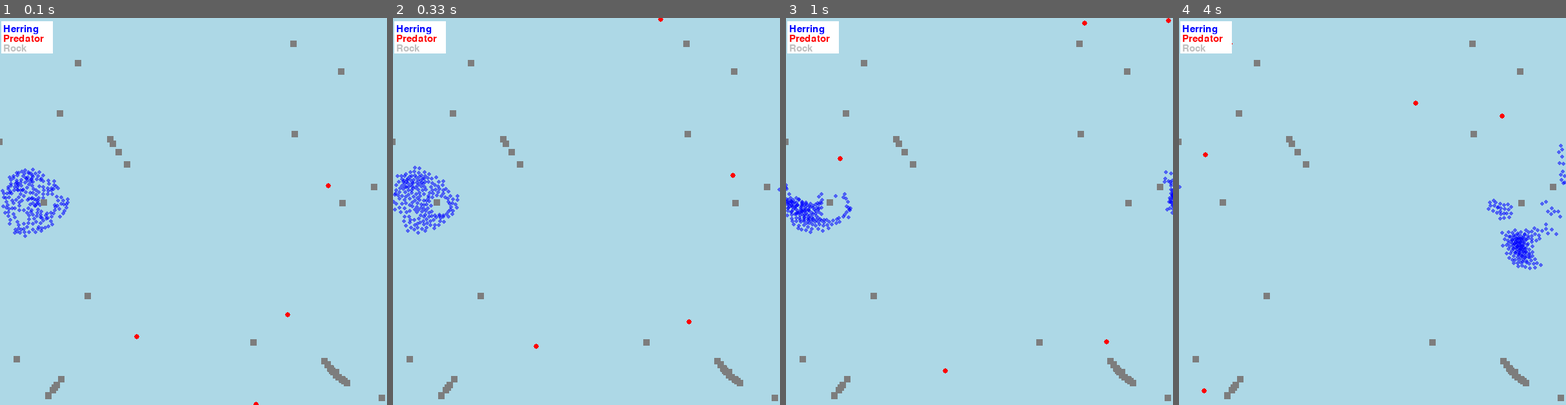
Above: before the commit, frames 1-4 (left to right).
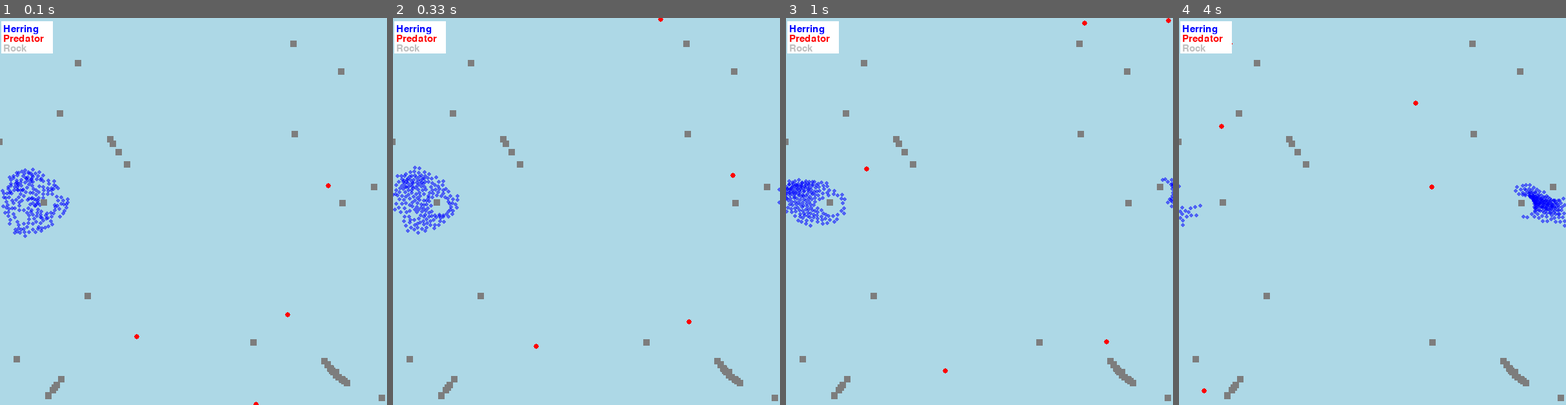
Above: after the commit, the same moments.

Repository: suus-stack/PCA
Game: pygame game, started from code/gamefish.py
The game is run twice, just before and just after one commit, with the same random seed, the same clock (stepped at 60 frames per second) and the same inputs.
Inputs:
- Up to frame 1 (0.1 s): no input
- Up to frame 2 (0.33 s): no input
- Up to frame 3 (1 s): no input
- Up to frame 4 (4 s): no input

Frame 1 is identical in both runs. In frame 2, less than 0.1% of the frame differs, in the area x 0-100%, y 44-50%; in frame 3, 1.3%; in frame 4, 1.7%, in the area x 0-100%, y 24-66%.

Commit message:
updated functions

Diff:
--- a/code/gamefish.py
+++ b/code/gamefish.py
@@ -774,9 +774,12 @@
         perception_lengths_predator = []
         perception_lengths_herring = []
 
+        Herring.killed_herring = 0
+        Herring.herring_within_separation_distance = 0
+
         # Set the number of killed herring and perception length to the begin value
         Config.PERCEPTION_LENGTH_PREDATOR = 100
-        Config.PERCEPTION_LENGTH_HERRING = 100
+        Config.PERCEPTION_LENGTH_HERRING = 32
 
         # Make the rocks, herring and predator group
         all_rocks = self.add_rocks_experiment()
